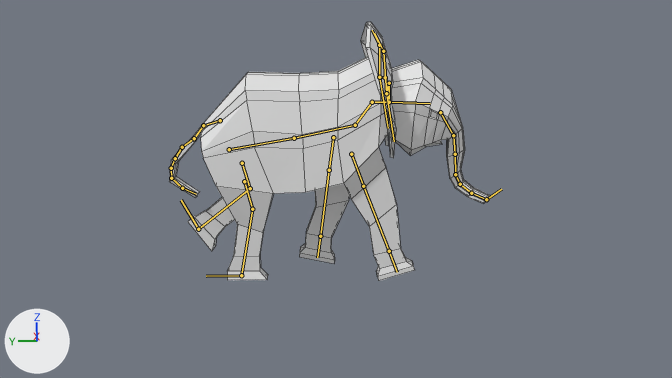
The Blender file models/baby_elephant/elephant-rigid-2.blend: old version first, new version second.
One viewpoint serves both versions: the file's camera 'Camera'. Lighting does not change. The marker at lower left points along +X, +Y and +Z. Both versions are drawn at frame 20 of the action 'ArmatureAction.002'; the numbers are the values there. The bones that bend it are drawn over the model as lines. Mesh edges are drawn as thin lines.

In view in the first picture: 'elephant-model'.
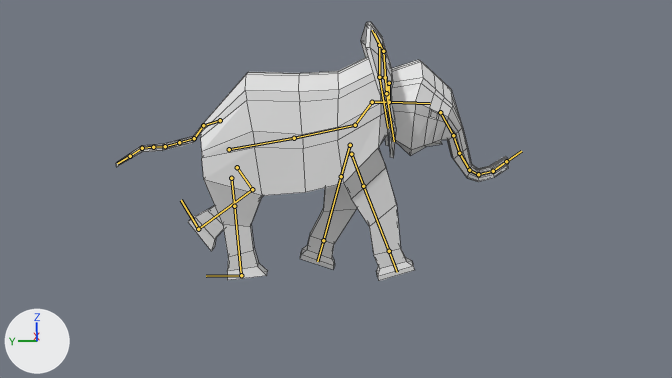
What the commit changed:
Bone 'Trumpet_ik' (bone_trumpet_ik) moves from (-0.273, -0.408, 0.173) to (0.0, 0.0, 0.0).
Bone 'Front_leg_L' (bone_front_leg_l) moves from (-0.014, -0.112, 0.201) to (0.0, 0.0, 0.0).
Bone 'Back_Leg_L' (bone_back_leg_l) moves from (0.106, -0.079, 0.071) to (0.0, 0.0, 0.0).
Bone 'Back_Leg_L' (bone_back_leg_l) turns from (0, -2, -9) to (0, 0, 0) degrees about its own x, y and z.
Bone 'Back_Shin_L' (bone_back_shin_l) moves from (0.0, -0.268, 0.292) to (0.0, 0.0, 0.0).
Bone 'Back_Shin_L' (bone_back_shin_l) turns from (0, -2, -8) to (0, 0, 0) degrees about its own x, y and z.
Bone 'Back_Leg_R' (bone_back_leg_r) moves from (-0.015, 0.042, 0.154) to (0.0, 0.0, 0.0).
Bone 'Tail_rotator' (bone_tail_rotator) turns from (-20, 1, 7) to (0, 0, 0) degrees about its own x, y and z.

Pixel boxes [x1, y1, x2, y2] of what changed, in the pictures (672 x 378 px):
'elephant-model', posed (22% wider)
    before: [169, 22, 490, 281]
    after: [116, 22, 509, 281]
bone 'Trumpet_ik', root to tip
    before: (486, 199) to (501, 189)
    after: (506, 161) to (521, 151)
bone 'Front_leg_L', root to tip
    before: (333, 137) to (329, 170)
    after: (350, 145) to (341, 176)
bone 'Back_Leg_L', root to tip
    before: (242, 163) to (250, 188)
    after: (237, 167) to (252, 189)
bone 'Back_Shin_L', root to tip
    before: (250, 188) to (198, 229)
    after: (252, 189) to (198, 229)
bone 'Back_Leg_R', root to tip
    before: (244, 181) to (252, 209)
    after: (231, 178) to (234, 206)
